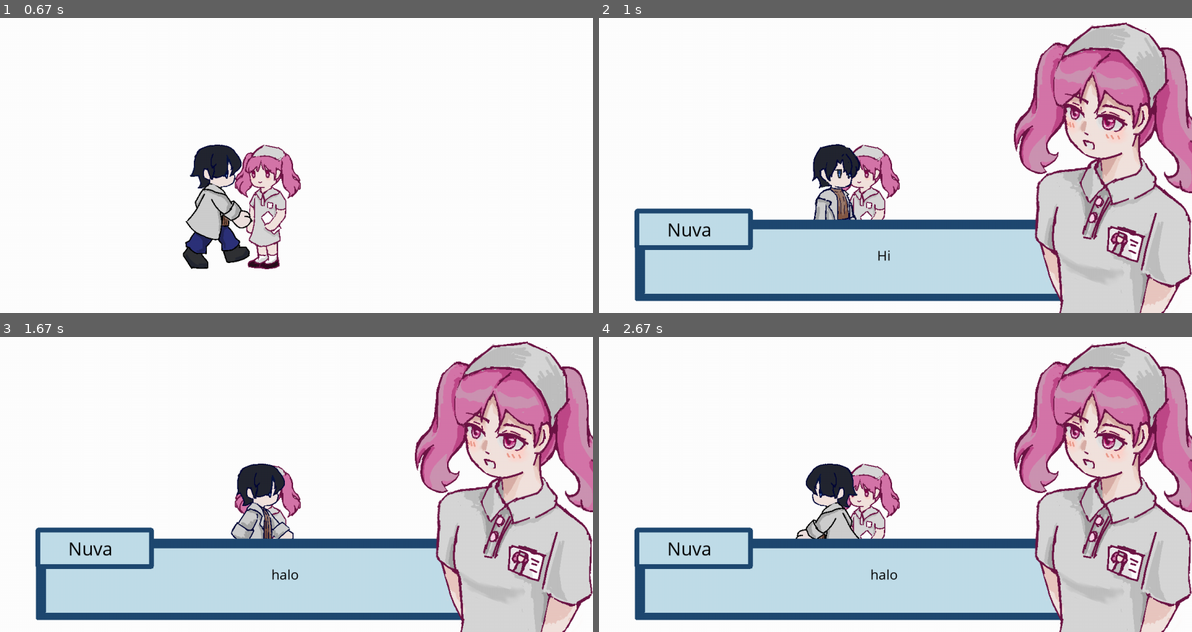
Above: before the commit, frames 1-4 (two rows, left to right).
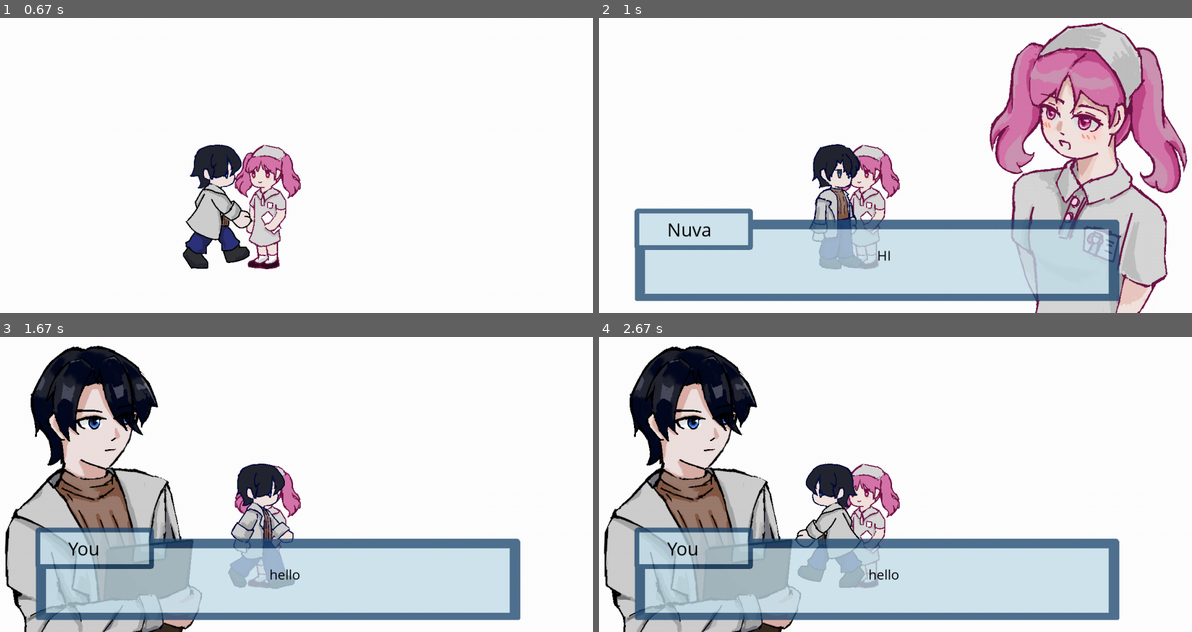
Above: after the commit, the same moments.

Repository: JoyYU271/2510-CSP1123-3-09
Game: pygame game, started from Dialogue.py
Two runs of this game, one before a commit and one after it. Both use one fixed random seed, a clock stepped at 60 frames per second and the inputs below.
Inputs:
- Up to frame 1 (0.67 s): hold D from 0.33 s (still down)
- Up to frame 2 (1 s): release D at 0.8 s; tap Space at 0.83 s
- Up to frame 3 (1.67 s): tap Space at 1.17 s; hold D from 1.5 s (still down)
- Up to frame 4 (2.67 s): release D at 1.97 s; hold A 2-2.53 s; hold A from 2.57 s (still down)

Frame 1 is identical in both runs. In frame 2, 25% of the frame differs, in the area x 6-100%, y 1-100%; in frame 3, 43%; in frame 4, 43%, in the area x 0-100%, y 1-100%.

Commit message:
update dialogue with portrait

Diff:
--- a/Dialogue.py
+++ b/Dialogue.py
@@ -13,12 +13,12 @@
 FPS = 60
 
 player = doctor(400,500,4.5)
+player.name = "You" # remember to put in class doctor
 moving_left = False
 moving_right = False
 
 
 font = pygame.font.SysFont('Comic Sans MS',50)
-index = -1
 space_released = True # control the dialog will not happen continuously when press key space
 
 
@@ -27,45 +27,103 @@
     def __init__(self,npc,player):
         super().__init__()
         self.dialog_box_img = pygame.image.load("picture/Character Dialogue/dialog box.png").convert_alpha()
+        self.dialog_box_img.set_alpha(200)
         self.portrait = pygame.image.load("picture/Character Dialogue/Nurse.png").convert_alpha()
+        self.player_portrait = pygame.image.load("picture/Character Dialogue/Doctor.png").convert_alpha()
+
         self.player = player
         self.npc = npc
-        self.step = 0 # present current line
-        self.text = ["Hi","halo","Cute"]
-        self.talking = False
 
+        self.step = 0 # present current sentence
+
+        self.text = [("npc","HI"),("player","hello"),("npc","You are so cute"),("player","Thank you......")]
+
+        self.talking = False # is it talking
+
+        # for present sentences effect
+        self.displayed_text = "" #display current word
+        self.letter_index = 0  #display current which words
+        self.last_time = pygame.time.get_ticks()
+        self.letter_delay = 45
+
+      # update dialog status
     def update(self,key):
          if self.player.rect.colliderect(self.npc.rect):
               if key and not self.talking:
                    self.talking = True #start dialog
                    self.step =0
+                   self.reset_typing()
 
+               #start talking n reset status
               elif key and self.talking:
+                   if self.letter_index <len(self.text[self.step]):
+                        return
+
+                   #if the sentences haven't finish print out,cannot jump to next sentences
                    self.step += 1
                    if self.step >= len(self.text) :
                         self.talking = False #stop dialog
                         self.step = 0
+
+                    # if not skip to next sentences
+                   else:
+                        self.reset_typing()
+
+          # if player is not around the npc, dialog end
          else:
               self.talking = False
 
+    def reset_typing(self):
+         self.displayed_text = ""
+         self.letter_index = 0
+         self.last_time = pygame.time.get_ticks()
+
+
+ # =========draw for dialog box ,text ,character, word effect ======
     def draw(self,screen):
+
+        #only draw when in talking mode
         if self.talking and self.step < len(self.text):
+           speaker,full_text = self.text[self.step]
 
+           #let the dialog box on the center and put below
            dialog_x = screen.get_width()//2 - self.dialog_box_img.get_width() // 2
            dialog_y = screen.get_height() - self.dialog_box_img.get_height() - 20
 
+           if speaker == "npc":
+                portrait = self.portrait
+                name = self.npc.name
+                portrait_pos =(dialog_x + 800
+           ,dialog_y - 400)
+           else:
+                portrait = self.player_portrait
+                name = "You"
+                portrait_pos = (dialog_x +20,dialog_y - 400)
+
+           #draw Character portraits
+           screen.blit(portrait,portrait_pos)
+
+           #draw dialog box
            screen.blit(self.dialog_box_img,(dialog_x,dialog_y))
 
-            # NPC portrait
-           portrait_x = dialog_x + 850
-           portrait_y = dialog_y - 400
-           screen.blit(self.portrait,(portrait_x,portrait_y))
 
 
-           #Npc name
-           draw_text(screen,self.npc.name,40,(0,0,0),dialog_x + 200 , dialog_y + 20)
 
-           draw_text(screen,self.text[self.step],30,(0,0,0),dialog_x + self.dialog_box_img.get_width()//2,dialog_y + self.dialog_box_img.get_height()//2,center = True)
+           #draw Npc name above the small dialog box
+           name_to_display = self.npc.name if speaker == "npc" else self.player.name
+           draw_text(screen,name_to_display,40,(0,0,0),dialog_x + 200 , dialog_y + 20)
+
+           # words come out one by one effect
+           current_time = pygame.time.get_ticks()
+           speaker,full_text = self.text[self.step]
+           if self.letter_index < len(full_text):
+                if current_time - self.last_time > self.letter_delay:
+                     self.displayed_text +=full_text[self.letter_index]
+                     self.letter_index += 1
+                     self.last_time = current_time
+
+
+           draw_text(screen,self.displayed_text,30,(0,0,0),dialog_x + self.dialog_box_img.get_width()//2,dialog_y + self.dialog_box_img.get_height()//2,center = True)
 
 
 
@@ -75,6 +133,8 @@
 def draw_text(surface,text,size,color,x,y,center = False):
     font = pygame.font.SysFont('Comic Sans MS', size)
     text_surface = font.render(text, True, color)
+
+    # set the words location (in center)
     text_rect = text_surface.get_rect()
     if center:
          text_rect.center = (x,y)
